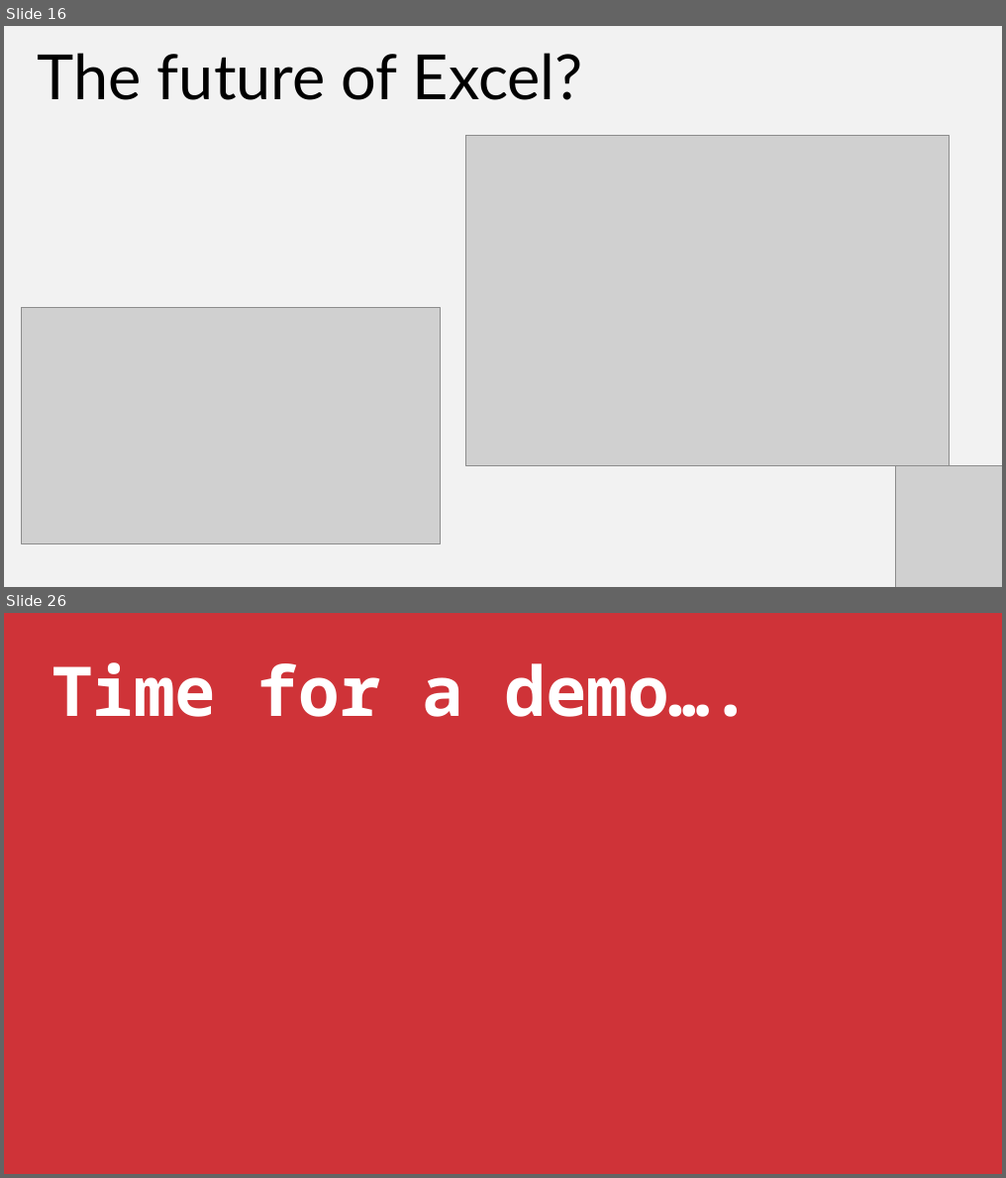
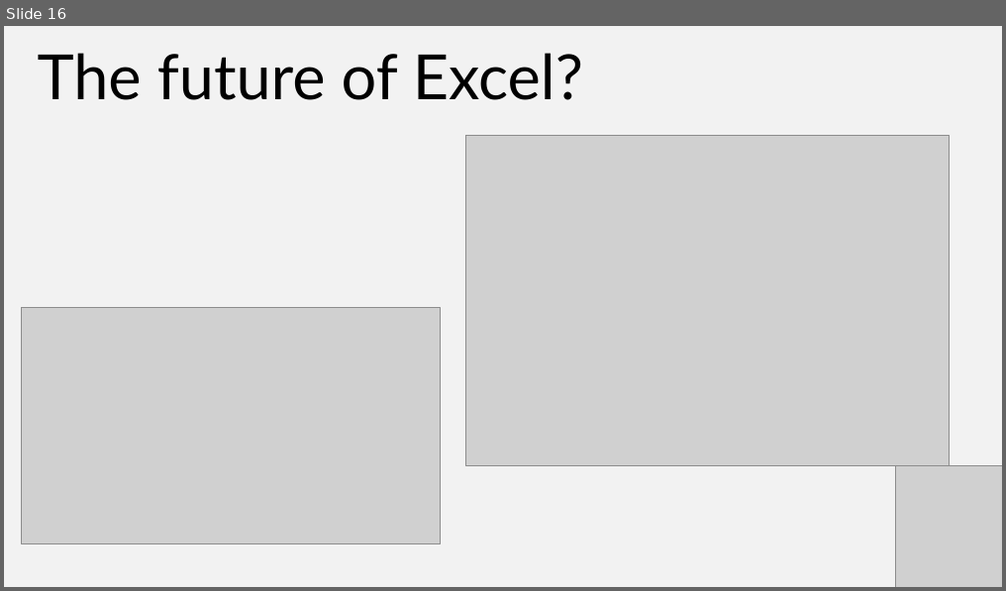
Before and after one commit to stringfestdata/xlgs-python-excel-copilot, a slide deck: xlgs-python-excel-copilot-slides.pptx. Shown one above the other, each under a label of ours: slides 16 and 26 before the commit, slide 16 after it; the slides between them are not shown. The pictures are 1006x1178 and 1006x591 pixels, drawn with LibreOffice and Linux fonts; fonts in the diff are those of the drawing; grey boxes stand for pictures. Boxes give left, top, right and bottom in pixels: in the first picture for what was removed or moved away, otherwise in the second. Text is boxed around its words. In the diff, an @@ line names an element or a change of style, - is before the commit and + after.

```diff
--- a/xlgs-python-excel-copilot-slides.pptx
+++ b/xlgs-python-excel-copilot-slides.pptx
@@ slide 26 removed at (x1=4, y1=613, x2=1002, y2=1174), background #F2F2F2 @@
@@ rectangle removed at (x1=4, y1=613, x2=1002, y2=1174) @@
@@ text removed at (x1=52, y1=663, x2=751, y2=717) @@
-Time for a demo….
```
Also in this commit, not shown: 13 other slides removed.
